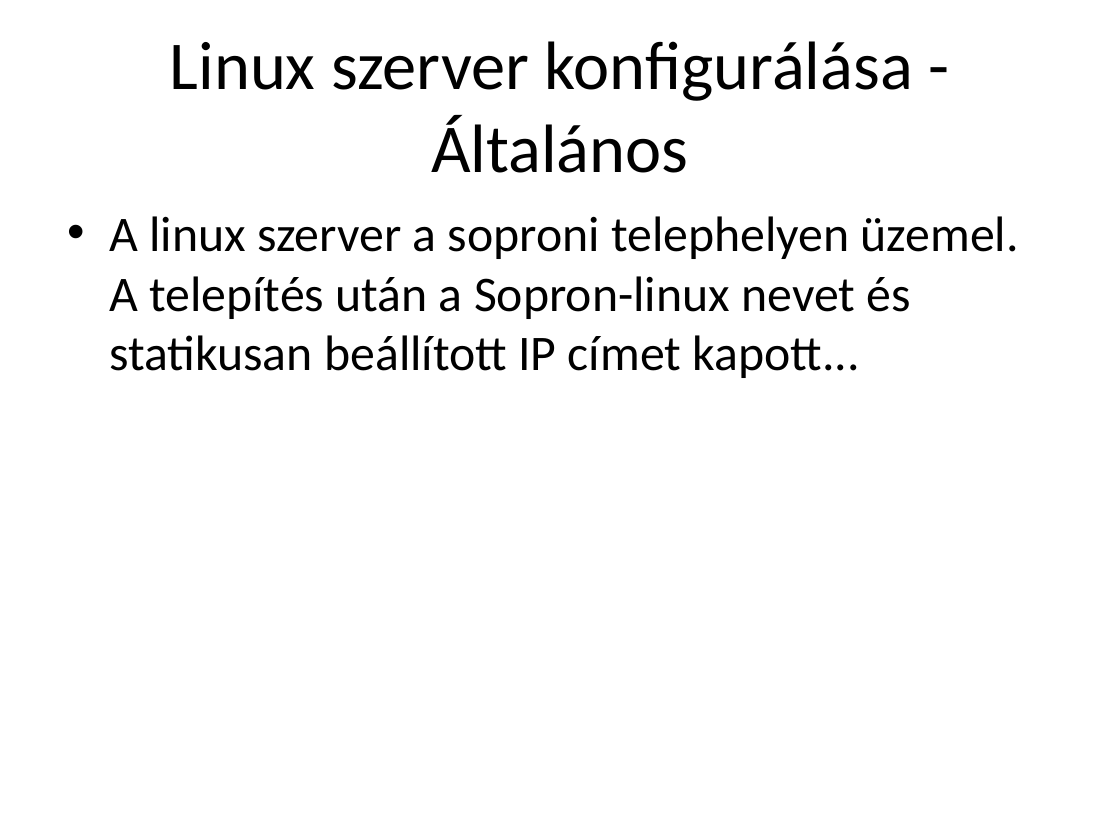
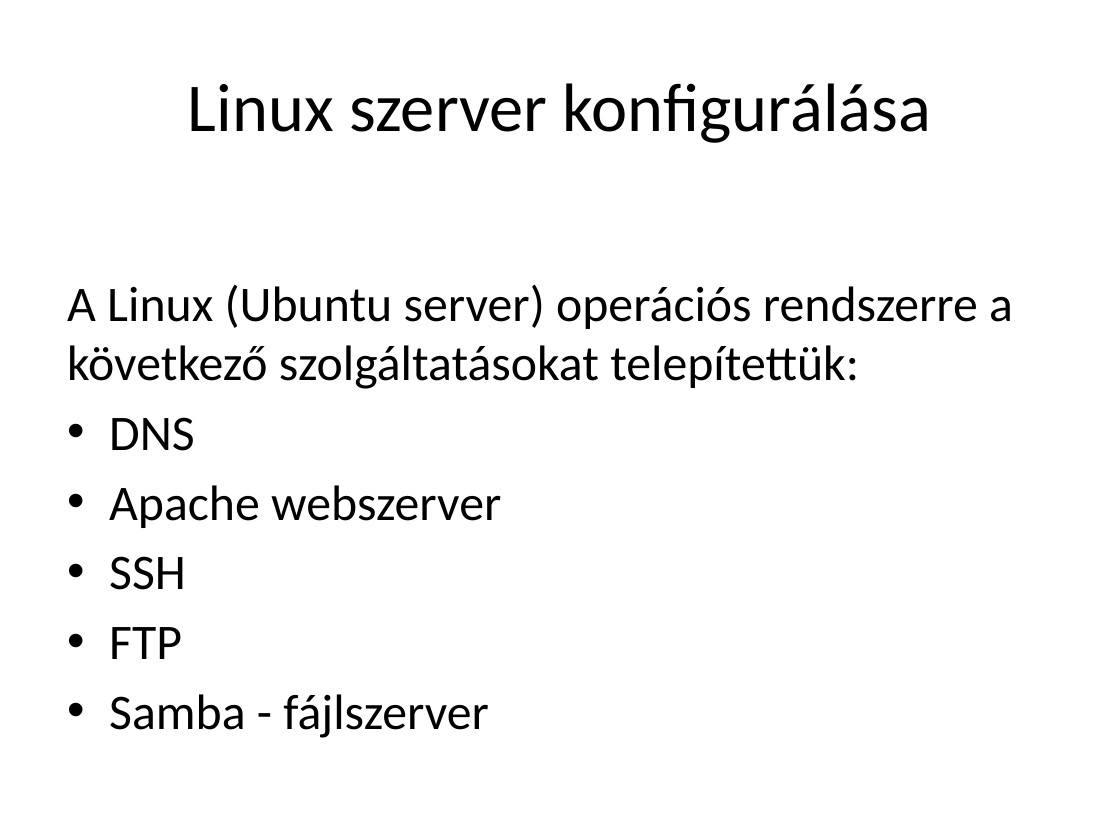
Before and after one commit to LocskaG/Uzemelteto_vizsgaremek_2024, a slide deck: slide 15 of BEMUTATÓ/Halozattervezesi_vizsgaremek_ppt.pptx (slide 16 before the commit). Drawn at 1120x840 pixels with LibreOffice and Linux fonts; fonts in the diff are those of the drawing. Boxes give left, top, right and bottom in pixels: in the first picture for what was removed or moved away, otherwise in the second. Text is boxed around its words. In the diff, an @@ line names an element or a change of style, - is before the commit and + after.

```diff
--- a/BEMUTATÓ/Halozattervezesi_vizsgaremek_ppt.pptx
+++ b/BEMUTATÓ/Halozattervezesi_vizsgaremek_ppt.pptx
@@ title at (188, 83, 931, 143): text changed @@
-Linux szerver konfigurálása - Általános
+Linux szerver konfigurálása
@@ text at (67, 284, 1013, 738): text changed @@
-• A linux szerver a soproni telephelyen üzemel. A telepítés után a Sopron-linux nevet és statikusan beállított IP címet kapott...
+A Linux (Ubuntu server) operációs rendszerre a következő szolgáltatásokat telepítettük:
+• DNS
+• Apache webszerver
+• SSH
+• FTP
+• Samba - fájlszerver
```
Also in this commit, not shown: 12 other slides changed, 2 slides added, 5 slides removed.
